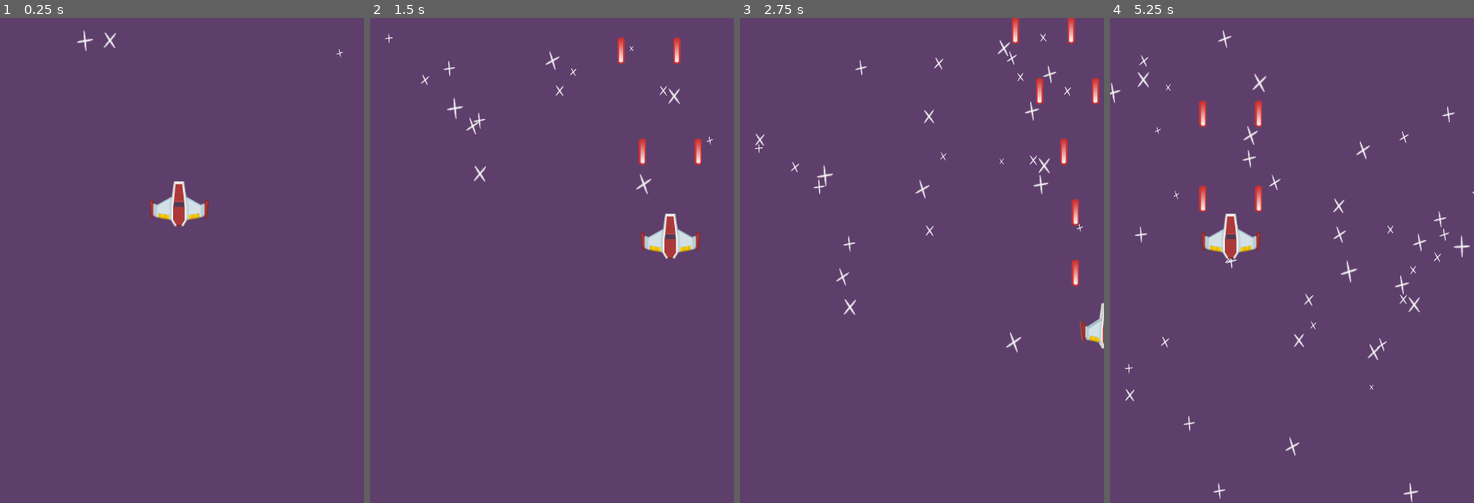
Above: before the commit, frames 1-4 (left to right).
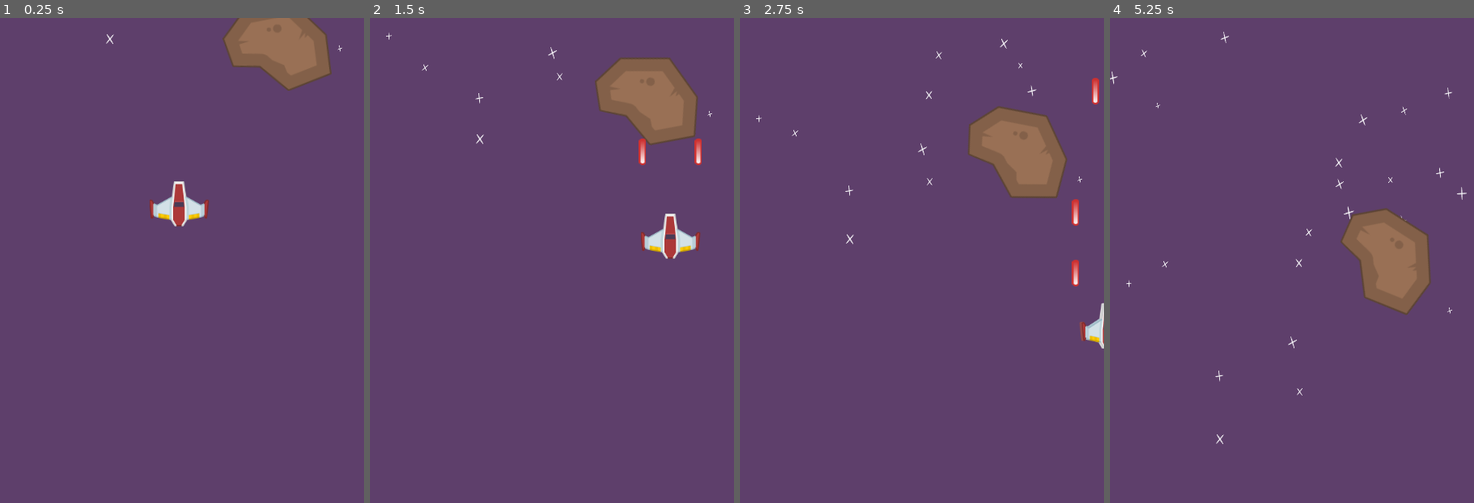
Above: after the commit, the same moments.

Repository: Boyquotes/Bronze-Bison
Game: Godot game, scene res://MainScenes/Gameplay.tscn
The game is run twice, just before and just after one commit, with the same random seed, the same clock (stepped at 60 frames per second) and the same inputs.
Inputs:
- Up to frame 1 (0.25 s): no input
- Up to frame 2 (1.5 s): hold D (move_right) 0.53-1.28 s; hold Space (shoot) 0.53-1.28 s; hold S (move_down) from 1.28 s (still down); tap Space (shoot) at 1.35 s
- Up to frame 3 (2.75 s): release S (move_down) at 2.03 s; hold D (move_right) from 2.03 s (still down); hold Space (shoot) from 2.03 s (still down)
- Up to frame 4 (5.25 s): release D (move_right) at 2.78 s; release Space (shoot) at 2.78 s; hold W (move_up) 2.78-3.53 s; tap Space (shoot) at 2.85, 4.35 s; hold Space (shoot) 3.53-4.28 s; hold A (move_left) 3.53-5.03 s; hold S (move_down) from 5.03 s (still down); hold Space (shoot) from 5.03 s (still down)

The runs differ from the first frame. In frame 1, 3.4% of the frame differs, in the area x 21-95%, y 0-15%; in frame 2, 4.3%; in frame 3, 4.9%; in frame 4, 6.3%, in the area x 0-100%, y 2-100%.

Commit message:
video 17[14] complete

Diff:
--- a/Bullet/Bullet.gd
+++ b/Bullet/Bullet.gd
@@ -5,6 +5,12 @@
 func _physics_process(delta):
 	position.y -= (speed * delta)
 
-
 func _on_VisibilityNotifier2D_screen_exited():
 	queue_free()
+
+
+
+func _on_Bullet_area_entered(area):
+	if area.is_in_group("damageable"):
+		area.damage(1)
+		queue_free()
--- a/Bullet/Bullet.tscn
+++ b/Bullet/Bullet.tscn
@@ -10,12 +10,16 @@
 [node name="Bullet" type="Area2D"]
 script = ExtResource( 2 )
 
+[node name="Sprite" type="Sprite" parent="."]
+texture = ExtResource( 1 )
+
 [node name="CollisionShape2D" type="CollisionShape2D" parent="."]
 shape = SubResource( 1 )
 
-[node name="Sprite" type="Sprite" parent="."]
-texture = ExtResource( 1 )
+[node name="VisibilityNotifier2D" type="VisibilityNotifier2D" parent="."]
+visible = false
+position = Vector2( 5.96046e-08, -4.76837e-07 )
+scale = Vector2( 0.5, 1.7 )
 
-[node name="VisibilityNotifier2D" type="VisibilityNotifier2D" parent="."]
-
+[connection signal="area_entered" from="." to="." method="_on_Bullet_area_entered"]
 [connection signal="screen_exited" from="VisibilityNotifier2D" to="." method="_on_VisibilityNotifier2D_screen_exited"]
--- a/MainScenes/Gameplay.tscn
+++ b/MainScenes/Gameplay.tscn
@@ -1,8 +1,9 @@
-[gd_scene load_steps=4 format=2]
+[gd_scene load_steps=5 format=2]
 
 [ext_resource path="res://Player/Player.tscn" type="PackedScene" id=1]
 [ext_resource path="res://Textures/backgroundColor.png" type="Texture" id=2]
 [ext_resource path="res://Textures/starBig.png" type="Texture" id=3]
+[ext_resource path="res://Meteor/Meteor.tscn" type="PackedScene" id=4]
 
 [node name="Gameplay" type="Node2D"]
 
@@ -14,19 +15,22 @@
 [node name="CPUParticles2D" type="CPUParticles2D" parent="Background"]
 position = Vector2( 80.4158, 4.39024 )
 amount = 50
-lifetime = 5.0
+lifetime = 10.0
 texture = ExtResource( 3 )
 emission_shape = 2
 emission_rect_extents = Vector2( 80, 1 )
 direction = Vector2( 0, 1 )
 spread = 0.0
 gravity = Vector2( 0, 0 )
-initial_velocity = 40.0
+initial_velocity = 30.0
 initial_velocity_random = 0.6
 angle = 50.0
 angle_random = 1.0
-scale_amount = 0.1
-scale_amount_random = 0.25
+scale_amount = 0.09
+scale_amount_random = 0.12
 
 [node name="Player" parent="." instance=ExtResource( 1 )]
 position = Vector2( 222, 231 )
+
+[node name="Meteor" parent="." instance=ExtResource( 4 )]
+position = Vector2( 343, 21 )
--- /dev/null
+++ b/Meteor/Meteor.gd
@@ -0,0 +1,46 @@
+extends Area2D
+
+export var minSpeed:float = 50
+export var maxSpeed:float = 80
+
+export var minRotationRate:float = -20
+export var maxRotationRate:float = 20
+export var life:int = 20
+
+var speed:float = 0
+var rotationRate:float = 0
+var playerInArea:Player = null
+
+
+# Called when the node enters the scene tree for the first time.
+func _ready():
+	speed = rand_range(minSpeed, maxSpeed)
+	rotationRate = rand_range(minRotationRate, maxRotationRate)
+
+
+func _physics_process(delta):
+	position.y += (speed * delta)
+	rotation_degrees += rotationRate * delta
+
+func damage(amount: int):
+	life -= amount
+	if life <= 0:
+		queue_free()
+
+func _on_VisibilityNotifier2D_screen_exited():
+	queue_free()
+
+
+func _on_Meteor_area_entered(area):
+	if(area is Player):
+		playerInArea = area
+		area.damage(1)
+
+
+func _on_Meteor_area_exited(area):
+	if area is Player:
+		playerInArea = null
+
+func _process(delta):
+	if playerInArea != null:
+		playerInArea.damage(1)
--- /dev/null
+++ b/Meteor/Meteor.tscn
@@ -0,0 +1,21 @@
+[gd_scene load_steps=3 format=2]
+
+[ext_resource path="res://Textures/meteorBig.png" type="Texture" id=1]
+[ext_resource path="res://Meteor/Meteor.gd" type="Script" id=2]
+
+[node name="Meteor" type="Area2D" groups=["damageable"]]
+script = ExtResource( 2 )
+
+[node name="Sprite" type="Sprite" parent="."]
+texture = ExtResource( 1 )
+
+[node name="CollisionPolygon2D" type="CollisionPolygon2D" parent="."]
+polygon = PoolVector2Array( 14, -55, 60, -17, 67, 32, 16, 55, -21, 27, -54, 27, -67, -6, -43, -41 )
+
+[node name="VisibilityNotifier2D" type="VisibilityNotifier2D" parent="."]
+position = Vector2( 0.5, 0.500006 )
+scale = Vector2( 6.85, 5.75 )
+
+[connection signal="area_entered" from="." to="." method="_on_Meteor_area_entered"]
+[connection signal="area_exited" from="." to="." method="_on_Meteor_area_exited"]
+[connection signal="screen_exited" from="VisibilityNotifier2D" to="." method="_on_VisibilityNotifier2D_screen_exited"]
--- a/Player/Player.gd
+++ b/Player/Player.gd
@@ -1,4 +1,5 @@
 extends Area2D
+class_name Player
 
 onready var animatedSprite:AnimatedSprite = $AnimatedSprite
 # onready var sprite:Node2D = get_node("Sprite")
@@ -12,6 +13,8 @@
 
 export var fireDelay:float = 0.15
 onready var fireDelayTimer:= $FireDelayTimer
+
+var life:int = 3
 
 func _process(delta):
 	# Animate
@@ -49,3 +52,9 @@
 	var viewRect:Rect2 = get_viewport_rect()
 	position.x = clamp(position.x, 0, viewRect.size.x)
 	position.y = clamp(position.y, 0, viewRect.size.y)
+
+
+func damage(amount: int):
+	life -= amount
+	if(life <= 0):
+		queue_free()
--- a/project.godot
+++ b/project.godot
@@ -7,6 +7,16 @@
 ;   param=value ; assign values to parameters
 
 config_version=4
+
+_global_script_classes=[ {
+"base": "Area2D",
+"class": "Player",
+"language": "GDScript",
+"path": "res://Player/Player.gd"
+} ]
+_global_script_class_icons={
+"Player": ""
+}
 
 [application]
 
Not shown, changed: youtube.txt
